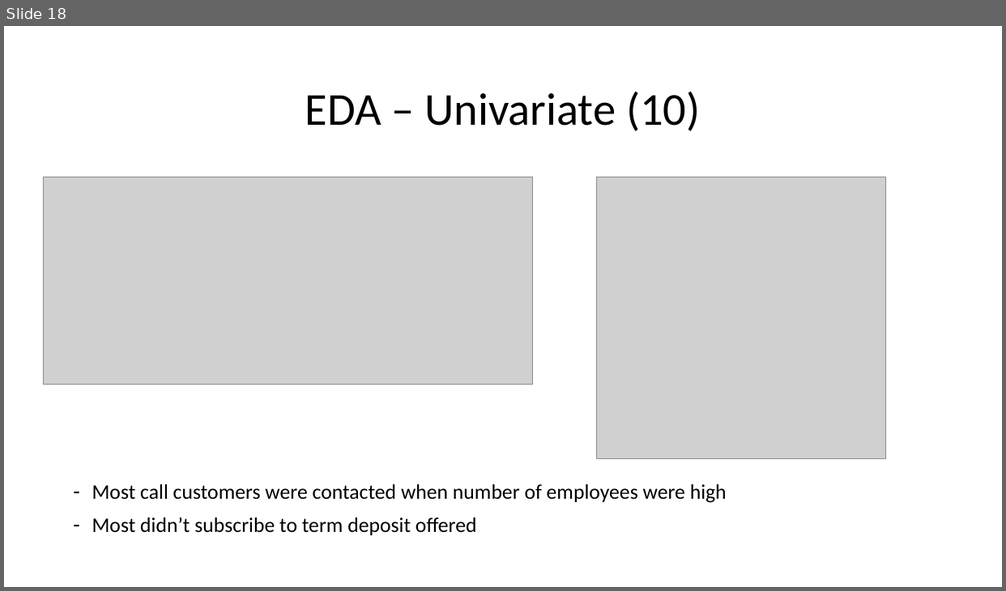
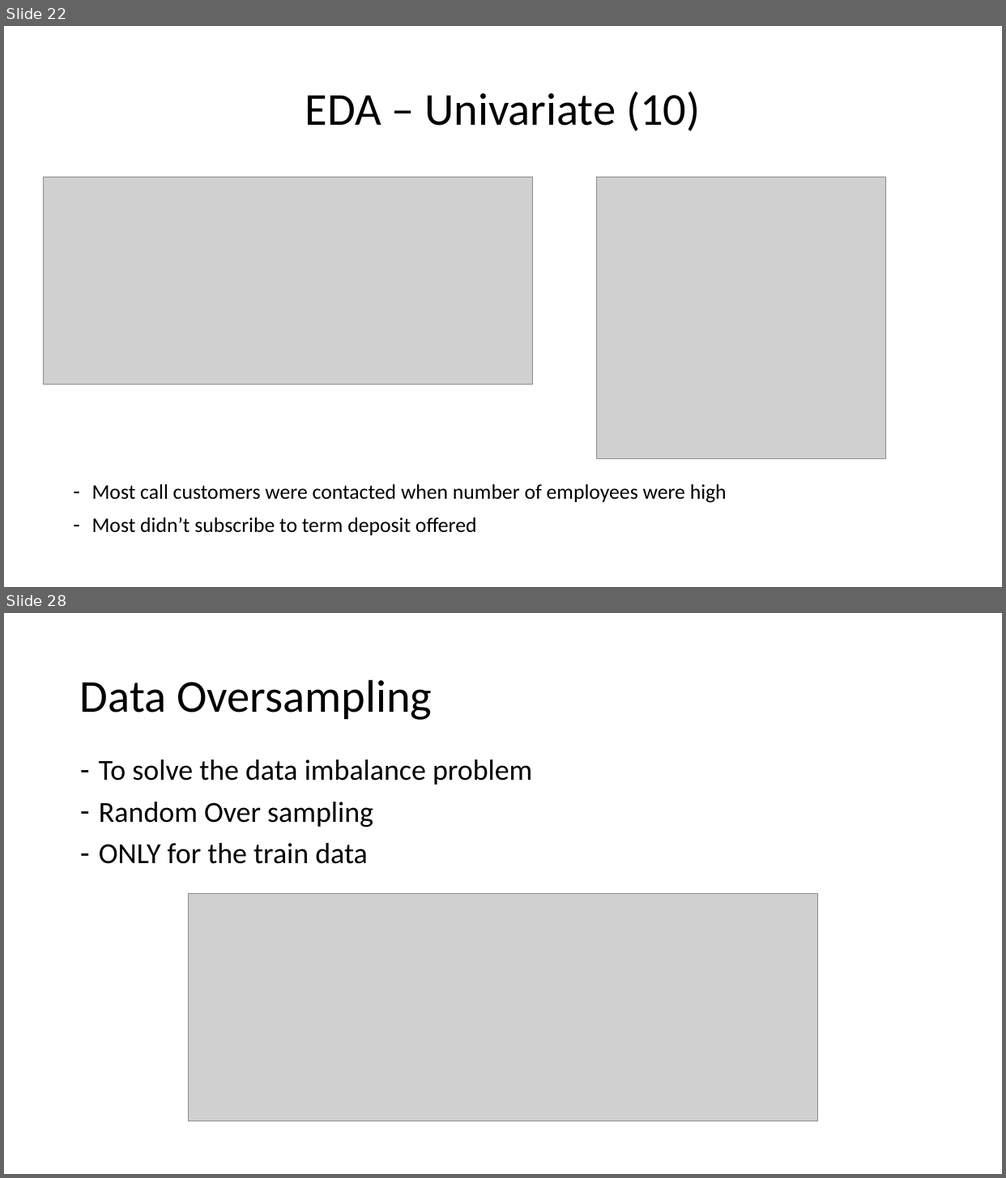
Before and after one commit to abdullahayas123/Tes-Model-Marketing-Scipy, a slide deck: Presentation.pptx. Shown one above the other, each under a label of ours: slide 18 before the commit, slides 22 and 28 after it; the slides between them are not shown. The pictures are 1006x591 and 1006x1178 pixels, drawn with LibreOffice and Linux fonts; fonts in the diff are those of the drawing; grey boxes stand for pictures. Boxes give left, top, right and bottom in pixels: in the first picture for what was removed or moved away, otherwise in the second. Text is boxed around its words. In the diff, an @@ line names an element or a change of style, - is before the commit and + after.

```diff
--- a/Presentation.pptx
+++ b/Presentation.pptx
@@ slide 28 added at (x1=4, y1=613, x2=1002, y2=1174), background #FFFFFF @@
@@ title added at (x1=80, y1=679, x2=432, y2=720), 44 pt, text #000000 @@
+Data Oversampling
@@ text added at (x1=99, y1=760, x2=532, y2=864), 28 pt, text #000000 @@
+– To solve the data imbalance problem
+– Random Over sampling
+– ONLY for the train data
@@ picture added at (x1=188, y1=894, x2=818, y2=1122) @@
@@ what was slide 18 is now slide 22 @@
```
Also in this commit, not shown: 2 slides changed, 24 other slides added, 2 slides removed.
